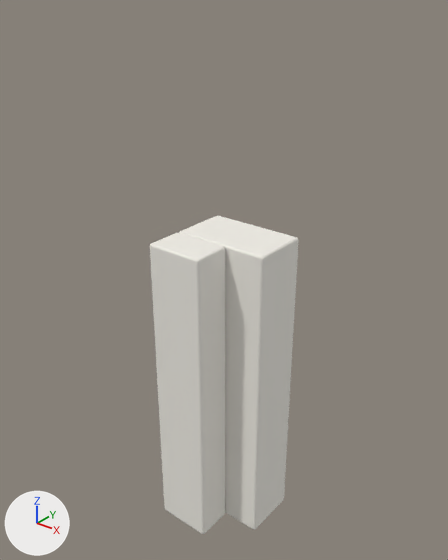
The glTF model dashboard/public/office/3d/kit/wall-corner.glb as it was, and as the next commit left it.
Rendered twice from a 50 mm lens placed at (3.33, -4.18, 5.48), pointed at (-0.09, 0.1, 2.82). The axes (+X, +Y, +Z) are drawn at lower left. The lights are the same throughout. The picture after the commit comes second. Where no turn or scale is listed for an object, it has been applied to the vertices.

Before the edit, the objects in view are built like this:
```python
me_part = bpy.data.meshes.new('part')
me_part.from_pydata(...)  # 56 vertices, 108 faces; spans x -0.5..0.5, y -0.3..0.3, z -1.65..1.65
me_part.materials.append(mat_palette)  # picture img_palette
me_part_001 = bpy.data.meshes.new('part.001')
me_part_001.from_pydata(...)  # 56 vertices, 108 faces; spans x -0.3..0.3, y -0.2..0.2, z -1.65..1.65
me_part_001.materials.append(mat_palette)  # picture img_palette
ob_part = bpy.data.objects.new('part', me_part)
ob_part.location = (0.0, 0.2, 1.65)
ob_part_001 = bpy.data.objects.new('part.001', me_part_001)
ob_part_001.location = (-0.2, -0.3, 1.65)
```
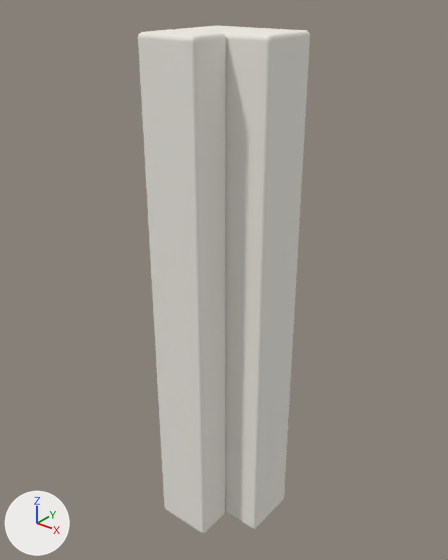
Changed parts and their boxes [x1, y1, x2, y2] in the pictures (448 x 560 px):
'part.001', moved, rescaled (17% wider, 68% taller): before [150, 233, 225, 534]; after [138, 29, 226, 534]
'part', moved, rescaled (13% wider, 60% taller): before [180, 216, 299, 530]; after [175, 26, 310, 529]

The change, as a diff of the scene's bpy script:
```diff
--- a/dashboard/public/office/3d/kit/wall-corner.glb.py
+++ b/dashboard/public/office/3d/kit/wall-corner.glb.py
@@ me_part @@
 # used by ob_part; location = (0.0, 0.2, 1.65)
-me_part.from_pydata(...)  # 56 vertices, 108 faces; spans x -0.5..0.5, y -0.3..0.3, z -1.65..1.65
+me_part.from_pydata(...)  # 56 vertices, 108 faces; spans x -0.5..0.5, y -0.1..0.5, z 0.0..5.1
+# me_part part 1: the whole mesh is scaled about its middle by (1, 1, 1.55), then moved by (0.0, 0.2, 2.55)
 me_part.materials.append(mat_palette)
@@ me_part_001 @@
 # used by ob_part_001; location = (-0.2, -0.3, 1.65)
-me_part_001.from_pydata(...)  # 56 vertices, 108 faces; spans x -0.3..0.3, y -0.2..0.2, z -1.65..1.65
+me_part_001.from_pydata(...)  # 56 vertices, 108 faces; spans x -0.5..0.1, y -0.5..-0.1, z 0.0..5.1
+# me_part_001 part 2: the whole mesh is scaled about its middle by (1, 1, 1.55), then moved by (-0.2, -0.3, 2.55)
 me_part_001.materials.append(mat_palette)
@@ ob_part @@
 ob_part = bpy.data.objects.new('part', me_part)
-ob_part.location = (0.0, 0.2, 1.65)
+ob_part.location = (0.0, 0.0, 0.0)
@@ ob_part_001 @@
 ob_part_001 = bpy.data.objects.new('part.001', me_part_001)
-ob_part_001.location = (-0.2, -0.3, 1.65)
+ob_part_001.location = (0.0, 0.0, 0.0)
```
